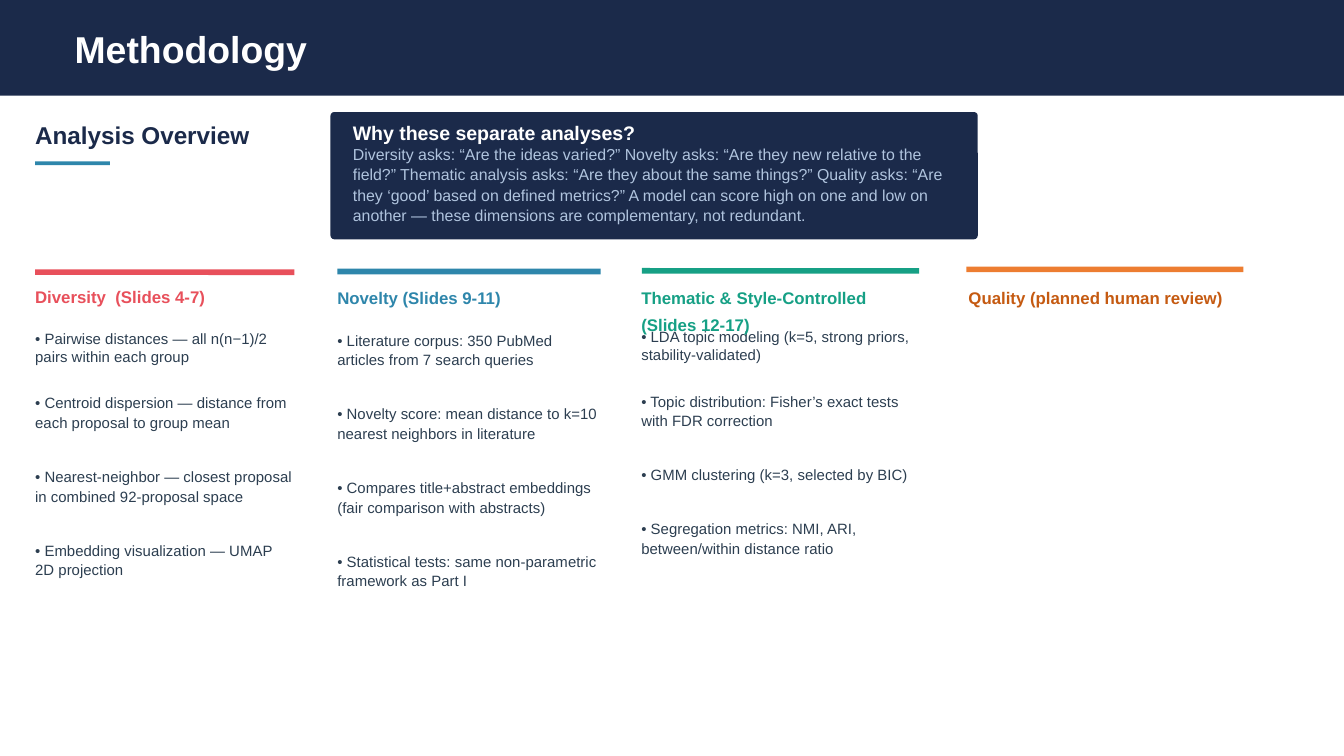
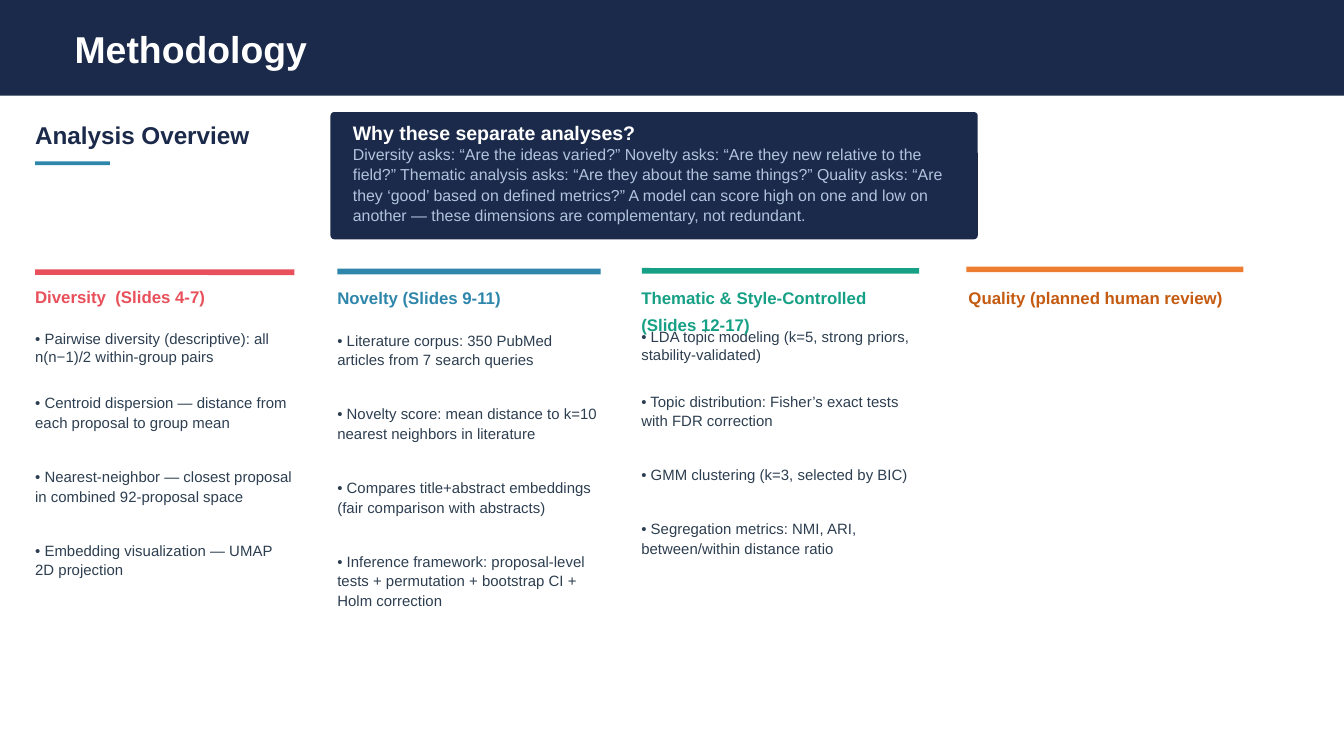
Before and after one commit to eveyhuang/human-AI-proposal, a slide deck: slide 4 of results/diversity_analysis_presentation_baseline_updated_20260218.pptx. Drawn at 1344x756 pixels with LibreOffice and Linux fonts; fonts in the diff are those of the drawing. Boxes give left, top, right and bottom in pixels: in the first picture for what was removed or moved away, otherwise in the second. Text is boxed around its words. In the diff, an @@ line names an element or a change of style, - is before the commit and + after.

```diff
--- a/results/diversity_analysis_presentation_baseline_updated_20260218.pptx
+++ b/results/diversity_analysis_presentation_baseline_updated_20260218.pptx
@@ text at (35, 333, 269, 365): text changed @@
-• Pairwise distances — all n(n−1)/2 pairs within each group
+• Pairwise diversity (descriptive): all n(n−1)/2 within-group pairs
@@ text at (337, 556, 584, 606): text changed @@
-• Statistical tests: same non-parametric framework as Part I
+• Inference framework: proposal-level tests + permutation + bootstrap CI + Holm correction
```
Also in this commit, not shown: 9 other slides changed, 1 other file.
